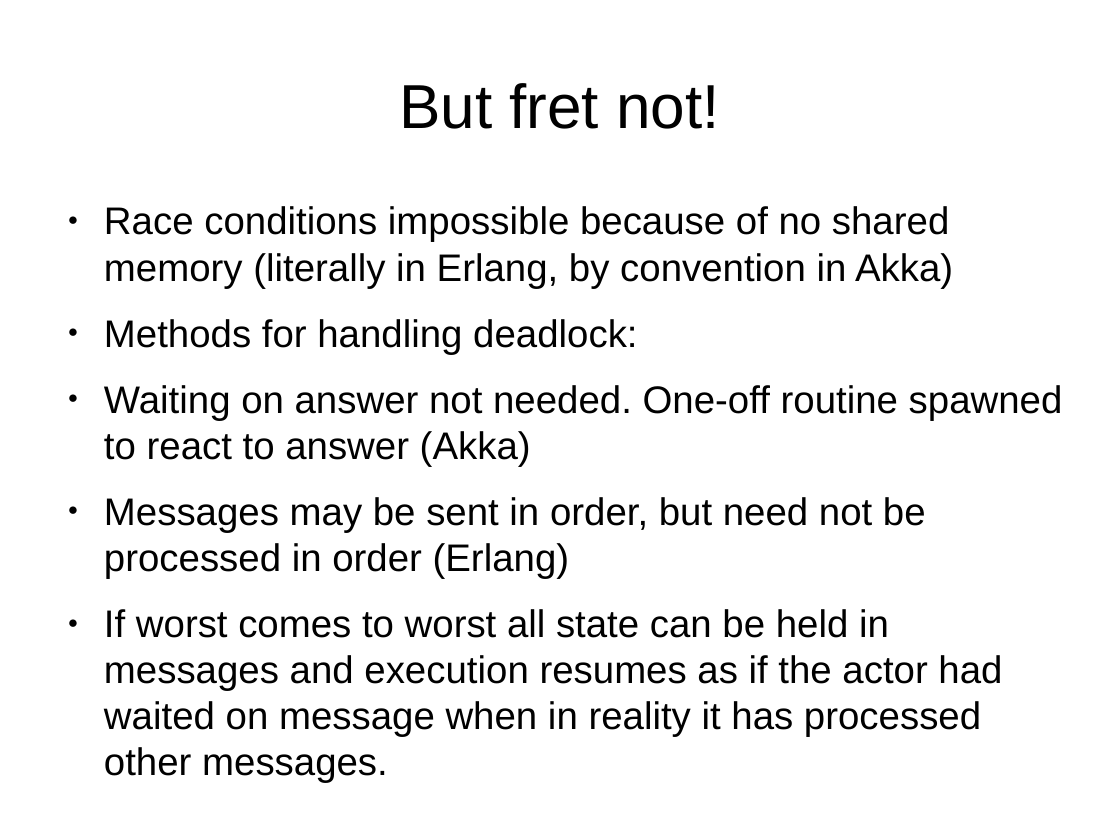
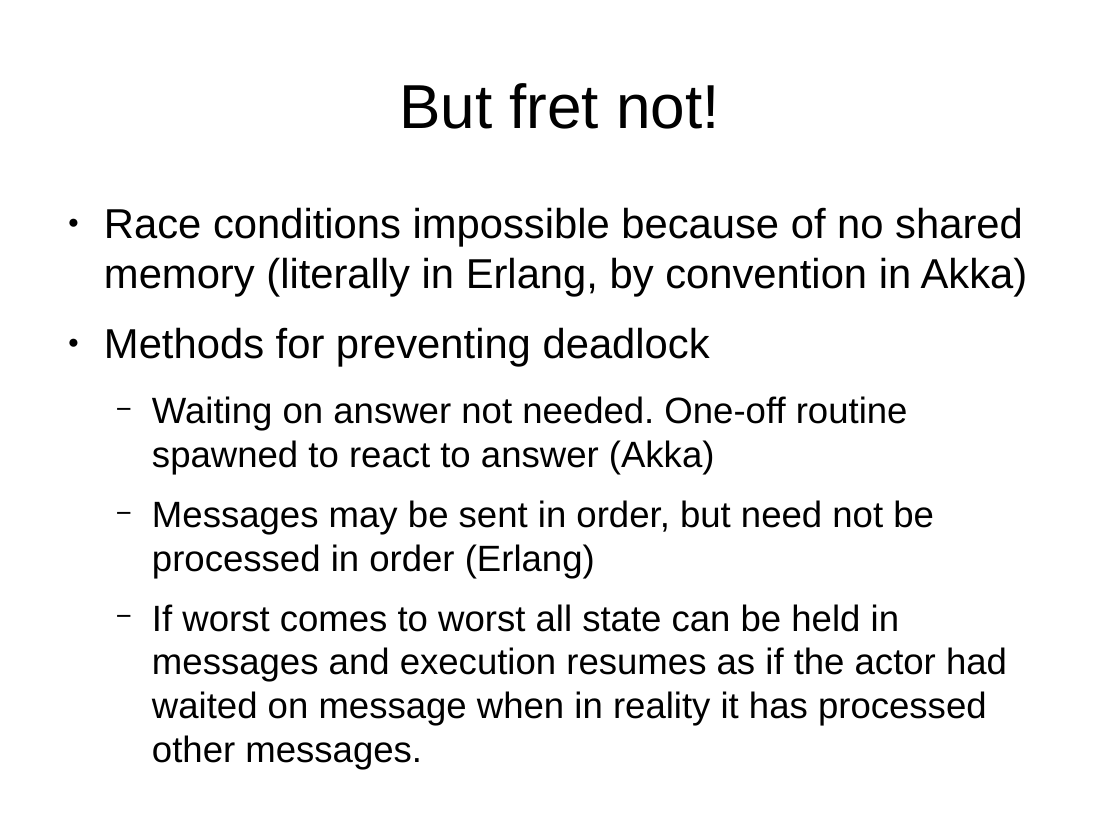
Before and after one commit to tormeh/sanntidpres, a slide deck: slide 9 of Actor model verification talk.odp (slide 4 before the commit). Drawn at 1120x840 pixels with LibreOffice and Linux fonts; fonts in the diff are those of the drawing. Boxes give left, top, right and bottom in pixels: in the first picture for what was removed or moved away, otherwise in the second. Text is boxed around its words. In the diff, an @@ line names an element or a change of style, - is before the commit and + after.

```diff
--- a/Actor model verification talk.odp
+++ b/Actor model verification talk.odp
@@ text at bbox=[104, 207, 1028, 770]: size 27.2 to 29.6 pt in "Race conditions impossible because of no shared ..."; size 27.2 to 25.9 pt in "Waiting on answer not needed. One-off routine ...", "Messages may be sent in order, but ...", "If worst comes to worst all state ..."; bullet ● to −; list level 1 to 2 in "Waiting on answer not needed. ..."; list level 1 to 2 in "Messages may be sent in ..."; list level 1 to 2 in "If worst comes to worst ..." @@
@@ text at bbox=[104, 327, 710, 367]: text changed; size 27.2 to 29.6 pt @@
-● Methods for handling deadlock:
+● Methods for preventing deadlock
```
Also in this commit, not shown: 7 other slides changed, 9 slides added, 1 slide removed, 6 other files.
